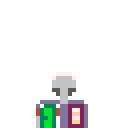
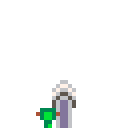
Layer changes from the first w=128, h=128 image to the second:
added layer "LAUNCHA" above "LAUNCHFA" over <box>36,80,76,128</box>
hid "BALLISTA", painted on it over <box>36,72,88,128</box>
